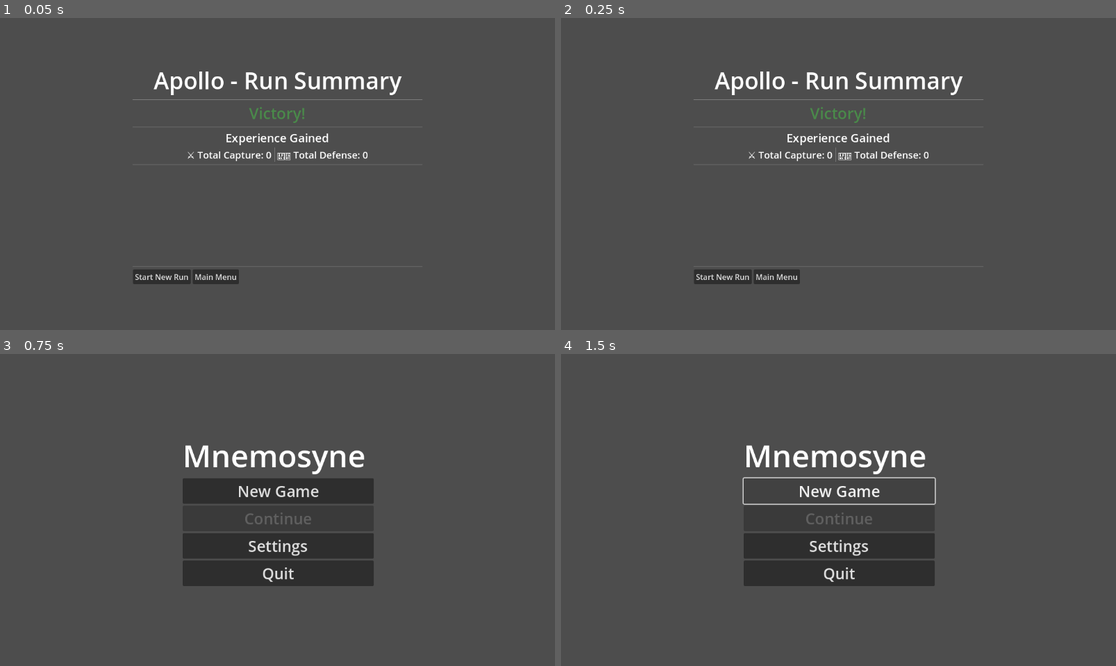
Above: before the commit, frames 1-4 (two rows, left to right).
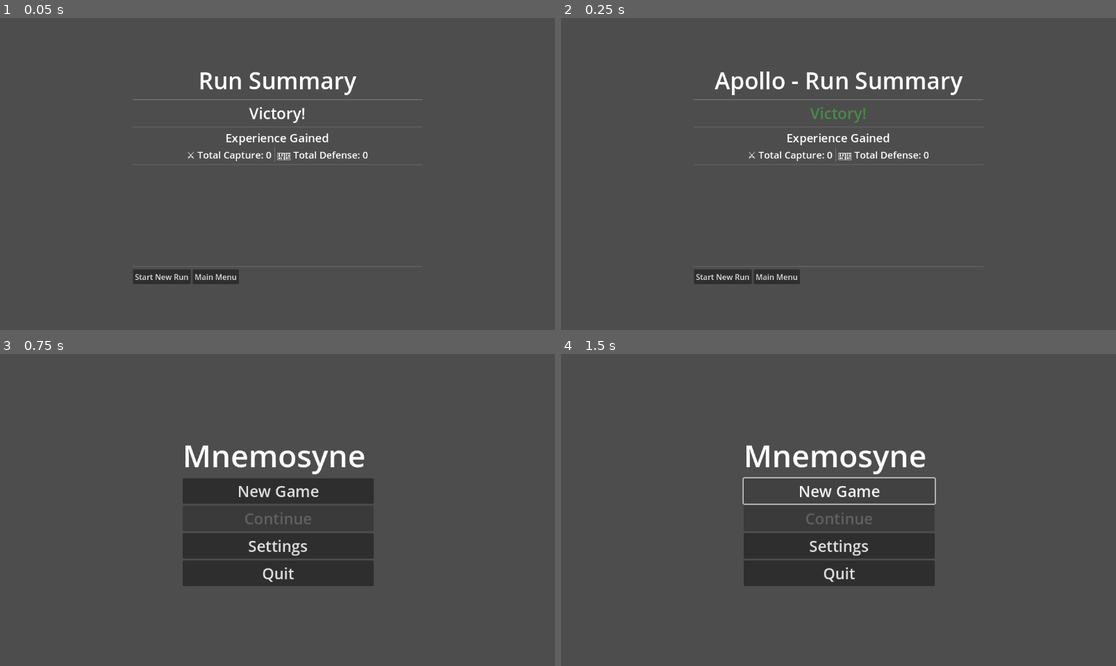
Above: after the commit, the same moments.

Repository: leslieharding/Mnemosyne
Game: Godot game, scene res://Scenes/RunSummary.tscn
Two runs of this game, one before a commit and one after it. Both use one fixed random seed, a clock stepped at 60 frames per second and the inputs below. This scene is started directly instead of the project's main scene.
Inputs:
- Up to frame 1 (0.05 s): no input
- Up to frame 2 (0.25 s): no input
- Up to frame 3 (0.75 s): click "Main Menu" at 0.5 s
- Up to frame 4 (1.5 s): click "New Game" at 1.25 s

The runs differ from the first frame. In frame 1, 1.4% of the frame differs, in the area x 27-73%, y 17-34%; in frame 2, nothing differs; in frame 3, nothing differs; in frame 4, nothing differs.

Commit message:
Update run_summary.gd

Diff:
--- a/Scripts/run_summary.gd
+++ b/Scripts/run_summary.gd
@@ -1,78 +1,158 @@
 # res://Scripts/run_summary.gd
 extends Control
-
-
 
 var god_name: String = "Apollo"
 var deck_index: int = 0
 var victory: bool = true
 
 func _ready():
+	print("RunSummary _ready() called")
+
 	# Get parameters from previous scene first
 	var params = get_scene_params()
 	god_name = params.get("god", "Apollo")
 	deck_index = params.get("deck_index", 0)
 	victory = params.get("victory", true)
 
-	# Use call_deferred to ensure scene tree is ready
-	call_deferred("setup_ui_safely")
+	# Let's debug the scene tree
+	print("Scene tree structure:")
+	print_tree_pretty()
+
+	# Try to set up UI after a delay
+	await get_tree().create_timer(0.1).timeout
+	setup_ui_safely()
+
+func print_tree_pretty(node: Node = self, indent: String = ""):
+	print(indent + node.name + " (" + node.get_class() + ")")
+	for child in node.get_children():
+		print_tree_pretty(child, indent + "  ")
 
 func setup_ui_safely():
-	# Get references manually instead of relying on @onready
-	var title = get_node("VBoxContainer/Title")
-	var result = get_node("VBoxContainer/ResultLabel")
-	var capture_total = get_node("VBoxContainer/TotalExpContainer/CaptureTotal")
-	var defense_total = get_node("VBoxContainer/TotalExpContainer/DefenseTotal")
-	var card_details = get_node("VBoxContainer/ScrollContainer/CardDetailsContainer")
-
-	# Validate all nodes exist
-	if not title or not result or not capture_total or not defense_total or not card_details:
-		push_error("Failed to find required UI nodes in RunSummary")
-		return
-
-	# Set up the UI
+	print("\n=== Setting up UI ===")
+
+	# Debug each node access
+	print("Looking for VBoxContainer...")
+	var vbox = get_node_or_null("VBoxContainer")
+	if not vbox:
+		push_error("VBoxContainer not found!")
+		return
+	print("VBoxContainer found")
+
+	print("Looking for Title...")
+	var title = vbox.get_node_or_null("Title")
+	if not title:
+		push_error("Title not found in VBoxContainer!")
+		# Let's see what's actually in VBoxContainer
+		print("Children of VBoxContainer:")
+		for child in vbox.get_children():
+			print("  - " + child.name + " (" + child.get_class() + ")")
+		return
+	print("Title found")
+
+	print("Looking for ResultLabel...")
+	var result = vbox.get_node_or_null("ResultLabel")
+	if not result:
+		push_error("ResultLabel not found!")
+		return
+	print("ResultLabel found")
+
+	print("Looking for TotalExpContainer...")
+	var total_exp_container = vbox.get_node_or_null("TotalExpContainer")
+	if not total_exp_container:
+		push_error("TotalExpContainer not found!")
+		return
+	print("TotalExpContainer found")
+
+	print("Looking for CaptureTotal...")
+	var capture_total = total_exp_container.get_node_or_null("CaptureTotal")
+	if not capture_total:
+		push_error("CaptureTotal not found!")
+		return
+	print("CaptureTotal found")
+
+	print("Looking for DefenseTotal...")
+	var defense_total = total_exp_container.get_node_or_null("DefenseTotal")
+	if not defense_total:
+		push_error("DefenseTotal not found!")
+		return
+	print("DefenseTotal found")
+
+	print("Looking for ScrollContainer...")
+	var scroll_container = vbox.get_node_or_null("ScrollContainer")
+	if not scroll_container:
+		push_error("ScrollContainer not found!")
+		return
+	print("ScrollContainer found")
+
+	print("Looking for CardDetailsContainer...")
+	var card_details = scroll_container.get_node_or_null("CardDetailsContainer")
+	if not card_details:
+		push_error("CardDetailsContainer not found!")
+		return
+	print("CardDetailsContainer found")
+
+	print("\n=== All nodes found successfully! ===")
+
+	# NOW we can safely set text
+	print("Setting title text...")
 	title.text = god_name + " - Run Summary"
+	print("Title text set successfully")
+
+	print("Setting result text...")
 	if victory:
 		result.text = "Victory!"
 		result.add_theme_color_override("font_color", Color("#4A8A4A"))
 	else:
 		result.text = "Defeat"
 		result.add_theme_color_override("font_color", Color("#8A4A4A"))
-
-	# Set up experience summary
+	print("Result text set successfully")
+
+	print("Setting up experience summary...")
 	setup_experience_summary(capture_total, defense_total, card_details)
 
-
-
 func setup_experience_summary(capture_total_node: Label, defense_total_node: Label, card_details_node: VBoxContainer):
-	# Double-check that tracker exists
+	print("\n=== Setting up experience summary ===")
+
+	# Check autoloads
 	if not has_node("/root/RunExperienceTrackerAutoload"):
 		print("ERROR: RunExperienceTrackerAutoload not found")
 		return
+	print("RunExperienceTrackerAutoload found")
 
 	# Get experience data from the tracker
 	var tracker = get_node("/root/RunExperienceTrackerAutoload")
 	var all_exp = tracker.get_all_experience()
 	var totals = tracker.get_total_experience()
 
+	print("Total experience - Capture: " + str(totals["capture_exp"]) + ", Defense: " + str(totals["defense_exp"]))
+
 	# Set totals safely
+	print("Setting capture total text...")
 	capture_total_node.text = "⚔️ Total Capture: " + str(totals["capture_exp"])
+	print("Capture total set")
+
+	print("Setting defense total text...")
 	defense_total_node.text = "🛡️ Total Defense: " + str(totals["defense_exp"])
+	print("Defense total set")
 
 	# Load the god's collection to get card names
 	var collection_path = "res://Resources/Collections/" + god_name.to_lower() + ".tres"
+	print("Loading collection from: " + collection_path)
 	var collection: GodCardCollection = load(collection_path)
 	if not collection:
 		print("Failed to load collection at: " + collection_path)
 		return
+	print("Collection loaded successfully")
 
 	# Get global progress for before/after comparison
 	if not has_node("/root/GlobalProgressTrackerAutoload"):
 		print("ERROR: GlobalProgressTrackerAutoload not found")
 		return
+	print("GlobalProgressTrackerAutoload found")
 
 	var global_tracker = get_node("/root/GlobalProgressTrackerAutoload")
 
+	print("\nCreating card displays...")
 	# Create detailed view for each card that gained experience
 	for card_index in all_exp:
 		var run_exp_data = all_exp[card_index]
@@ -81,10 +161,15 @@
 		if run_exp_data["capture_exp"] == 0 and run_exp_data["defense_exp"] == 0:
 			continue
 
+		print("Processing card index: " + str(card_index))
+
 		# Get card data
 		var card = collection.cards[card_index] if card_index < collection.cards.size() else null
 		if not card:
+			print("Card not found at index: " + str(card_index))
 			continue
+
+		print("Card name: " + card.card_name)
 
 		# Get total experience (before this run was added to global)
 		var total_exp_data = global_tracker.get_card_total_experience(god_name, card_index)
@@ -106,6 +191,9 @@
 		var separator = HSeparator.new()
 		card_details_node.add_child(separator)
 
+	print("\n=== Experience summary setup complete ===")
+
+# Rest of the functions remain the same...
 func create_detailed_card_exp_display(
 	card: CardResource,
 	before_capture: int, after_capture: int,
@@ -223,46 +311,10 @@
 
 	return container
 
-# Helper function to animate progress bars with a delay
 func animate_progress_bar(progress_bar: ExpProgressBar, old_xp: int, new_xp: int):
 	# Add a small delay so the UI settles first
 	await get_tree().create_timer(0.5).timeout
 	progress_bar.animate_progress_change(old_xp, new_xp, 1.5)
-
-func create_card_exp_display(card: CardResource, exp_data: Dictionary) -> Control:
-	var container = VBoxContainer.new()
-
-	# Card name
-	var name_label = Label.new()
-	name_label.text = card.card_name
-	name_label.add_theme_font_size_override("font_size", 18)
-	container.add_child(name_label)
-
-	# Experience details
-	var exp_container = HBoxContainer.new()
-
-	if exp_data["capture_exp"] > 0:
-		var capture_label = Label.new()
-		capture_label.text = "⚔️ Capture: +" + str(exp_data["capture_exp"])
-		capture_label.add_theme_color_override("font_color", Color("#FFD700"))
-		capture_label.add_theme_font_size_override("font_size", 16)
-		exp_container.add_child(capture_label)
-
-	if exp_data["defense_exp"] > 0:
-		if exp_data["capture_exp"] > 0:
-			var spacer = Control.new()
-			spacer.custom_minimum_size.x = 20
-			exp_container.add_child(spacer)
-
-		var defense_label = Label.new()
-		defense_label.text = "🛡️ Defense: +" + str(exp_data["defense_exp"])
-		defense_label.add_theme_color_override("font_color", Color("#87CEEB"))
-		defense_label.add_theme_font_size_override("font_size", 16)
-		exp_container.add_child(defense_label)
-
-	container.add_child(exp_container)
-
-	return container
 
 func get_scene_params() -> Dictionary:
 	if get_tree().has_meta("scene_params"):
@@ -284,11 +336,11 @@
 	save_run_to_global_progress()
 
 	# Clear the run data before going to main menu
-	get_node("/root/RunExperienceTrackerAutoload").clear_run()
+	if has_node("/root/RunExperienceTrackerAutoload"):
+		get_node("/root/RunExperienceTrackerAutoload").clear_run()
 	# Go to main menu
 	get_tree().change_scene_to_file("res://Scenes/MainMenu.tscn")
 
-# Save the run experience to global progress
 func save_run_to_global_progress():
 	if not has_node("/root/RunExperienceTrackerAutoload"):
 		print("Warning: RunExperienceTrackerAutoload not found")
